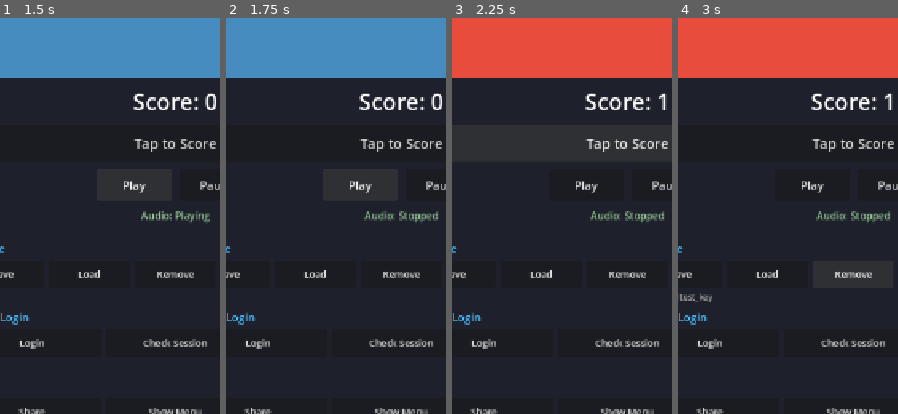
Above: before the commit, frames 1-4 (left to right).
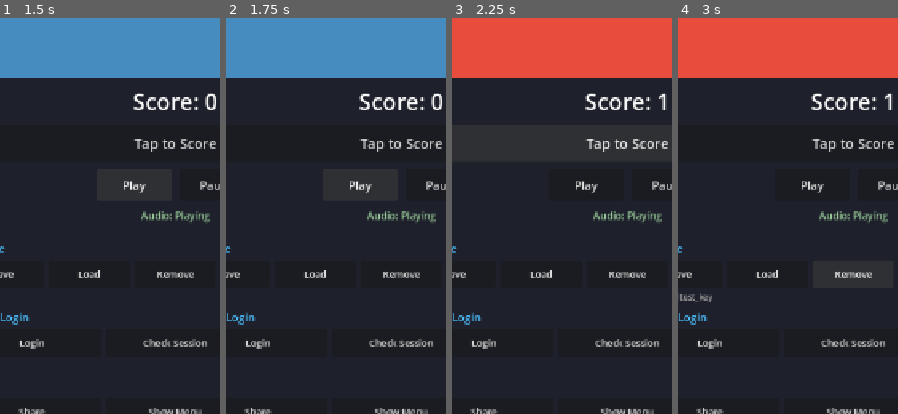
Above: after the commit, the same moments.

Repository: AnranS/godot_for_minigame
Game: Godot game, scene res://scenes/main.tscn
The game is run twice, just before and just after one commit, with the same random seed, the same clock (stepped at 60 frames per second) and the same inputs. Sound files missing from this copy of the repository are replaced by a short silence.
Inputs:
- Up to frame 1 (1.5 s): click "Play" at 0.5 s; click "Play" at 1.25 s
- Up to frame 2 (1.75 s): no input
- Up to frame 3 (2.25 s): click "Tap to Score" at 2 s
- Up to frame 4 (3 s): click "Remove" at 2.75 s
The pictures show only the part of the screen within x 10-60%, y 9-59%; the shares and areas given below are measured in that part.

Frame 1 is identical in both runs. In frame 2, 0.5% of the frame differs, in the area x 62-97%, y 48-52%; in frame 3, 0.5%; in frame 4, 0.5%.

Commit message:
chore: drop broken mp3 ref, honest version compat, add export smoke test
- scenes/main.tscn: remove dangling res://jntm.mp3 ExtResource (the file was
  never committed; the AudioStreamPlayer kept a null stream after load,
  causing "No loader found for resource" errors in the WeChat DevTools
  console for every user who tested the demo)
- README.md + README_zh.md: replace "tested 4.3 - 4.6" with the truth — the
  bundled engine is built against 4.6.1-stable and other 4.x versions
  require rebuilding a matching template. Promote Node.js / brotli from
  "recommended" to "required" since the uncompressed wasm exceeds WeChat's
  4 MB single-package limit.
- ci: add smoke-test-export.yml that installs Godot 4.6.1-stable, drives the
  exporter against the in-repo demo for both wechat and douyin platforms,
  then validates every artifact exists, JSON files parse, wasm.br is in the
  expected size range, and the main package fits the WeChat 4 MB limit.
  Uploads the export tree as an artifact on failure for inspection. This
  closes the long-standing gap where CI only validated that a custom engine
  could be built, never that the export pipeline produced anything loadable.

Co-authored-by: Cursor <cursoragent@cursor.com>

Diff:
--- a/scenes/main.tscn
+++ b/scenes/main.tscn
@@ -1,7 +1,6 @@
-[gd_scene load_steps=3 format=3 uid="uid://test_main_scene"]
+[gd_scene load_steps=2 format=3 uid="uid://test_main_scene"]
 
 [ext_resource type="Script" path="res://scripts/main.gd" id="1"]
-[ext_resource type="AudioStream" path="res://jntm.mp3" id="2"]
 
 [node name="Main" type="Control"]
 layout_mode = 3
@@ -109,4 +108,3 @@
 theme_override_colors/font_color = Color(0.6, 0.6, 0.6, 1)
 
 [node name="AudioPlayer" type="AudioStreamPlayer" parent="."]
-stream = ExtResource("2")
Not shown, added: .github/workflows/smoke-test-export.yml
Not shown, changed: README.md
Not shown, changed: README_zh.md
